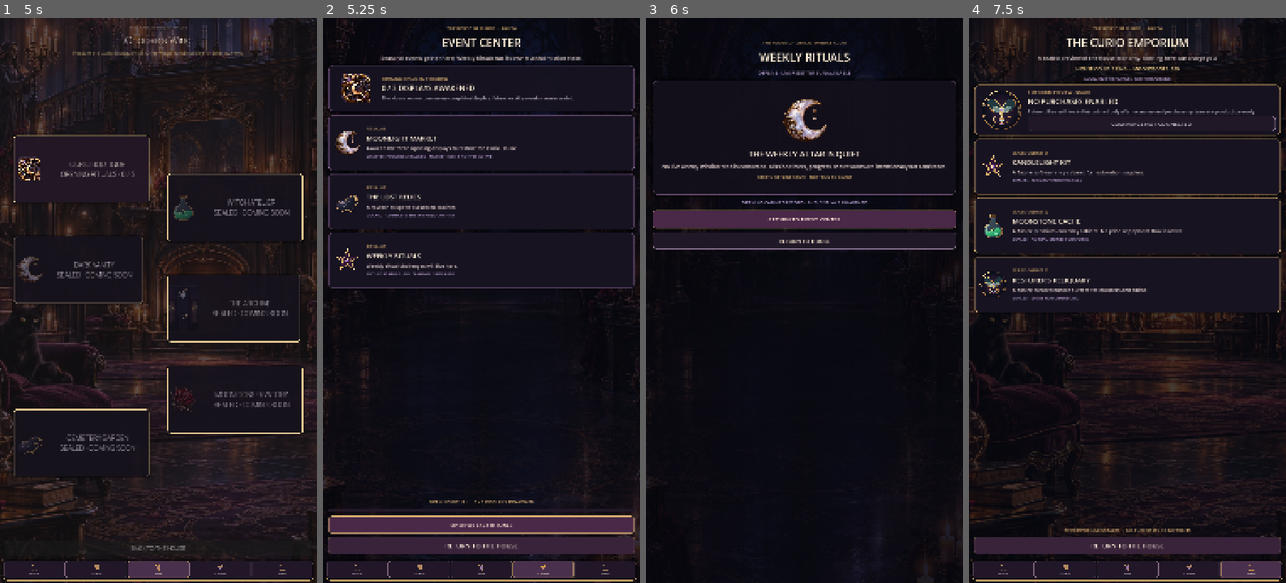
Above: before the commit, frames 1-4 (left to right).
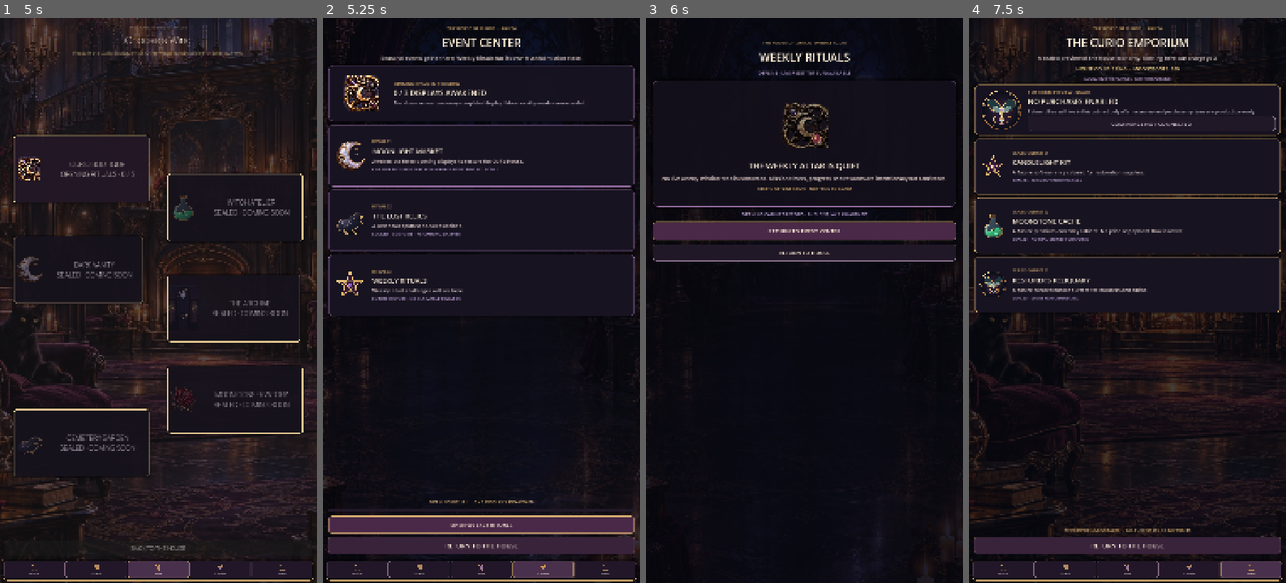
Above: after the commit, the same moments.

Repository: Jay-prodesign/akilta-match3
Game: Godot game, scene res://src/app/app_bootstrap.tscn
Two runs of this game, one before a commit and one after it. Both use one fixed random seed, a clock stepped at 60 frames per second and the inputs below.
Inputs (mouse positions are in pixels of both pictures, inside the frame that each line leads up to):
- Up to frame 1 (5 s): click "ENTER THE HOUSE" at 0.5 s; click "ENTER CURIO BOUTIQUE" at 1.25 s; click (34, 571) at 2 s; click "ENTER CURIO BOUTIQUE" at 2.75 s; click (95, 571) at 3.5 s; click (158, 571) at 4.25 s
- Up to frame 2 (5.25 s): click (541, 571) at 5 s
- Up to frame 3 (6 s): click "OPEN WEEKLY RITUALS" at 5.75 s
- Up to frame 4 (7.5 s): click "RETURN TO EVENT CENTER" at 6.5 s; click (1251, 571) at 7.25 s

Frame 1 is identical in both runs. In frame 2, 6.8% of the frame differs, in the area x 1-99%, y 9-53%; in frame 3, 8.7%, in the area x 2-98%, y 14-44%; in frame 4, nothing differs.

Commit message:
Give retention surfaces contract-owned content art

Diff:
--- a/assets/manifests/screen_asset_manifest.json
+++ b/assets/manifests/screen_asset_manifest.json
@@ -1050,15 +1050,51 @@
         "complete"
       ],
       "type": "content_artwork",
-      "dimensions": "1024x576_master",
-      "aspect_ratio": "16:9",
+      "dimensions": "512x512_state_reuse_candidate",
+      "aspect_ratio": "1:1",
       "transparent": false,
       "variants": [
-        "per_event"
-      ],
-      "reuse": "event_specific",
-      "priority": "P2",
-      "production_status": "blocked_until_golden_loop_acceptance"
+        "event_center_hero",
+        "weekly_offline_reward"
+      ],
+      "reuse": "retention_family_truthful_existing_curio_art",
+      "priority": "P1",
+      "production_status": "runtime_connected_owned_content_art_candidate",
+      "current_path": "assets/curios/ch01_curio_moon_cameo_awakened_v01.webp",
+      "architecture_owned": true,
+      "contract_owners": [
+        {
+          "screen": "S09",
+          "region": "missions",
+          "block": "mission_list",
+          "slot": "reward",
+          "states": [
+            "locked",
+            "claimable",
+            "claimed"
+          ]
+        },
+        {
+          "screen": "S10",
+          "region": "events",
+          "block": "event_cards",
+          "slot": "hero_art",
+          "states": [
+            "live",
+            "coming_soon",
+            "locked",
+            "completed"
+          ]
+        }
+      ],
+      "state_paths": {
+        "event_center_completed": "assets/curios/ch01_curio_moon_cameo_awakened_v01.webp",
+        "event_center_coming_soon": "assets/curios/ch01_curio_moon_cameo_sealed_v01.webp",
+        "weekly_offline_locked": "assets/curios/ch01_curio_moon_cameo_sealed_v01.webp",
+        "weekly_live_reward": "reserved_until_live_mission_data_exists"
+      },
+      "technical_policy": "existing_first_party_content_art_only__no_fabricated_event_or_reward_state",
+      "provenance": "AKILTA first-party Moon Cameo art is deliberately reused as a truthful retention-family content anchor after Golden Loop acceptance. It does not represent a live event, claimable reward, price or countdown; live-specific event artwork remains unavailable until real content exists."
     },
     {
       "asset_id": "shop_offer_art",
--- a/src/app/app_bootstrap.gd
+++ b/src/app/app_bootstrap.gd
@@ -248,7 +248,7 @@
 	layout.add_child(timer)
 	var empty := PanelContainer.new()
 	empty.name = "MissionEmptyState"
-	empty.custom_minimum_size = Vector2(0, 390)
+	empty.custom_minimum_size = Vector2(0, 430)
 	var empty_style := StyleBoxFlat.new()
 	empty_style.bg_color = Color("#14101B", 0.97)
 	empty_style.border_color = Color("#9B6FA6", 0.72)
@@ -269,8 +269,8 @@
 	empty.add_child(empty_content)
 	var emblem := TextureRect.new()
 	emblem.name = "MissionRewardArt"
-	emblem.custom_minimum_size = Vector2(0, 170)
-	emblem.texture = PieceAssetLoader.ornament("res://assets/pieces/moon_sigil.svg")
+	emblem.custom_minimum_size = Vector2(0, 210)
+	emblem.texture = PieceAssetLoader.ornament("res://assets/curios/ch01_curio_moon_cameo_sealed_v01.svg")
 	emblem.expand_mode = TextureRect.EXPAND_IGNORE_SIZE
 	emblem.stretch_mode = TextureRect.STRETCH_KEEP_ASPECT_CENTERED
 	emblem.mouse_filter = Control.MOUSE_FILTER_IGNORE
@@ -453,7 +453,7 @@
 
 	var hero := PanelContainer.new()
 	hero.name = "FeatureHero"
-	hero.custom_minimum_size = Vector2(0, 150)
+	hero.custom_minimum_size = Vector2(0, 190) if is_events else Vector2(0, 150)
 	var hero_style := StyleBoxFlat.new()
 	hero_style.bg_color = Color("#171321", 0.96)
 	hero_style.border_color = Color("#9B6FA6", 0.82) if is_events else (Color("#D5AD70", 0.86) if not is_profile else Color("#8796C7", 0.82))
@@ -474,7 +474,7 @@
 	if is_events:
 		var event_hero_art := TextureRect.new()
 		event_hero_art.name = "EventHeroArt"
-		event_hero_art.custom_minimum_size = Vector2(150, 128)
+		event_hero_art.custom_minimum_size = Vector2(190, 160)
 		event_hero_art.texture = PieceAssetLoader.ornament("res://assets/curios/ch01_curio_moon_cameo_awakened_v01.svg")
 		event_hero_art.expand_mode = TextureRect.EXPAND_IGNORE_SIZE
 		event_hero_art.stretch_mode = TextureRect.STRETCH_KEEP_ASPECT_CENTERED
@@ -601,7 +601,7 @@
 		var card := PanelContainer.new()
 		card_index += 1
 		card.name = "FeatureCard%d" % card_index
-		card.custom_minimum_size = Vector2(0, 190)
+		card.custom_minimum_size = Vector2(0, 210) if is_events else Vector2(0, 190)
 		var panel_style := StyleBoxFlat.new()
 		panel_style.bg_color = Color("#171321")
 		panel_style.border_color = Color("#9B6FA6", 0.58) if is_events else (Color("#D5AD70", 0.62) if not is_profile else Color("#8796C7", 0.58))
@@ -621,7 +621,7 @@
 		card.add_child(row)
 		var card_art := TextureRect.new()
 		card_art.name = "CardArt%d" % card_index
-		card_art.custom_minimum_size = Vector2(96, 96)
+		card_art.custom_minimum_size = Vector2(116, 116) if is_events else Vector2(96, 96)
 		card_art.texture = PieceAssetLoader.ornament(String(entry.get("art", "")))
 		card_art.expand_mode = TextureRect.EXPAND_IGNORE_SIZE
 		card_art.stretch_mode = TextureRect.STRETCH_KEEP_ASPECT_CENTERED
@@ -694,9 +694,9 @@
 	layout.add_child(back)
 	back.pressed.connect(_dismiss_feature_preview)
 	_install_product_navigation(overlay, feature.to_lower(), NodePath("FeatureLayout"))
-	# Secondary destinations intentionally use only contract-owned structural UI
-	# while their content art/economy/event assets are unavailable. Do not decorate
-	# locked shells with unrelated world or piece artwork.
+	# Retention/meta destinations may use only contract-owned first-party content
+	# art. Live event/economy truth remains unavailable, so visual richness must
+	# never imply a claimable reward, price, countdown or active event.
 	return true
 
 func show_settings() -> bool:
